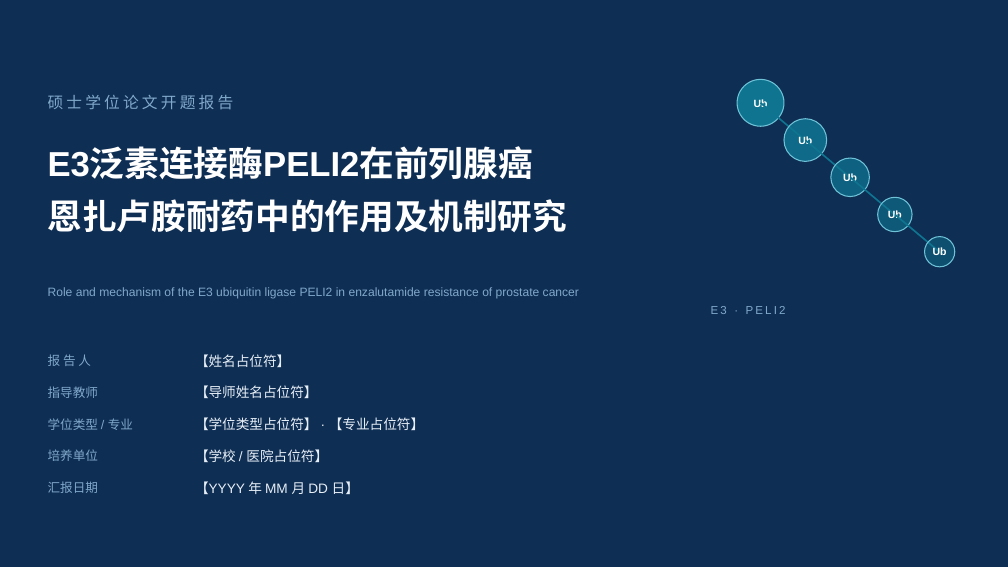
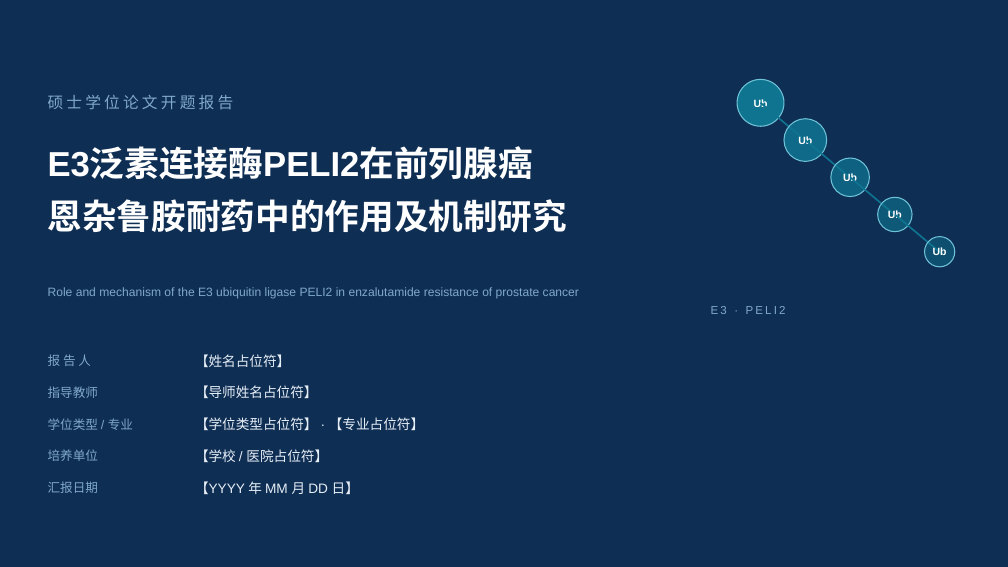
Before and after one commit to query11/test, a slide deck: slide 1 of PELI2开题/PELI2_开题报告.pptx. Drawn at 1008x567 pixels with LibreOffice and Linux fonts; fonts in the diff are those of the drawing. Boxes give left, top, right and bottom in pixels: in the first picture for what was removed or moved away, otherwise in the second. Text is boxed around its words. In the diff, an @@ line names an element or a change of style, - is before the commit and + after.

```diff
--- a/PELI2开题/PELI2_开题报告.pptx
+++ b/PELI2开题/PELI2_开题报告.pptx
@@ text at [48, 199, 568, 232]: text changed @@
-恩扎卢胺耐药中的作用及机制研究
+恩杂鲁胺耐药中的作用及机制研究
```
Also in this commit, not shown: 7 other slides changed, 7 slides added, 7 slides removed, 2 other files.
